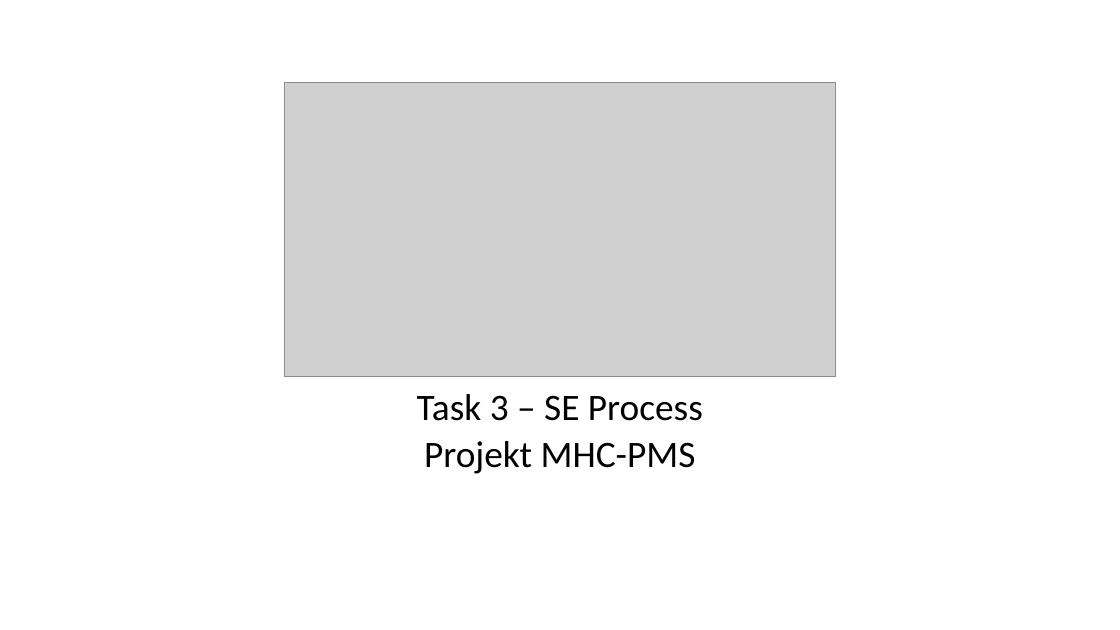
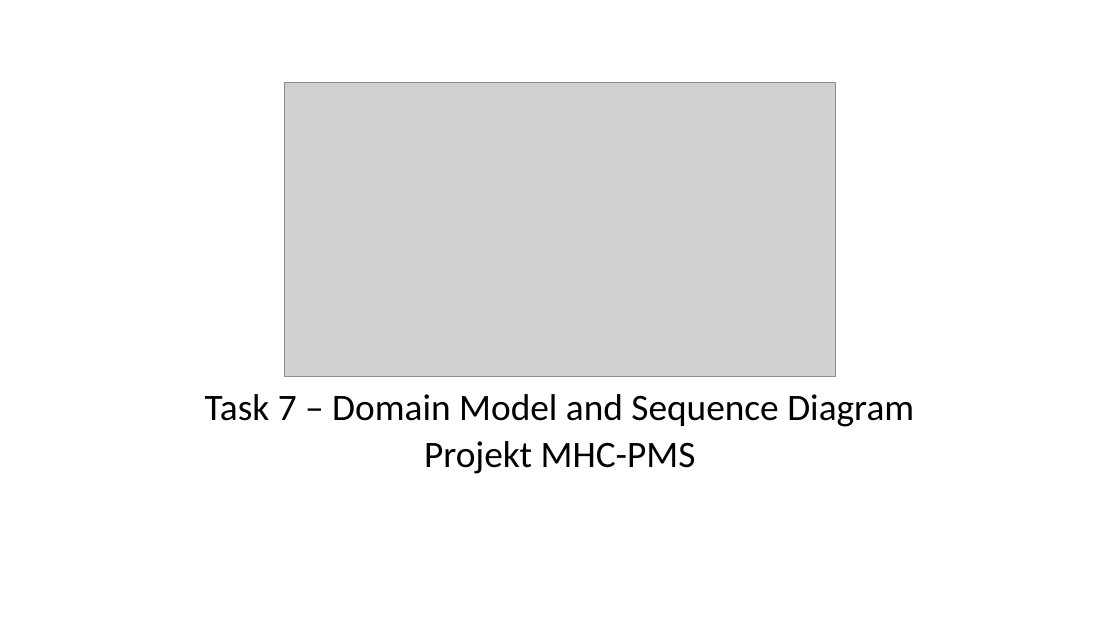
Before and after one commit to sarahmele/ch.bfh.btx8081.w2015.green, a slide deck: slide 1 of doc/task07/unterlagen_task7/Task7.pptx. Drawn at 1120x630 pixels with LibreOffice and Linux fonts; fonts in the diff are those of the drawing; grey boxes stand for pictures. Boxes give left, top, right and bottom in pixels: in the first picture for what was removed or moved away, otherwise in the second. Text is boxed around its words. In the diff, an @@ line names an element or a change of style, - is before the commit and + after.

```diff
--- a/doc/task07/unterlagen_task7/Task7.pptx
+++ b/doc/task07/unterlagen_task7/Task7.pptx
@@ subtitle at box(205, 394, 914, 427): text changed @@
-Task 3 – SE Process
+Task 7 – Domain Model and Sequence Diagram
```
Also in this commit, not shown: 6 other slides changed, 2 slides added, 1 slide removed, 4 other files.
